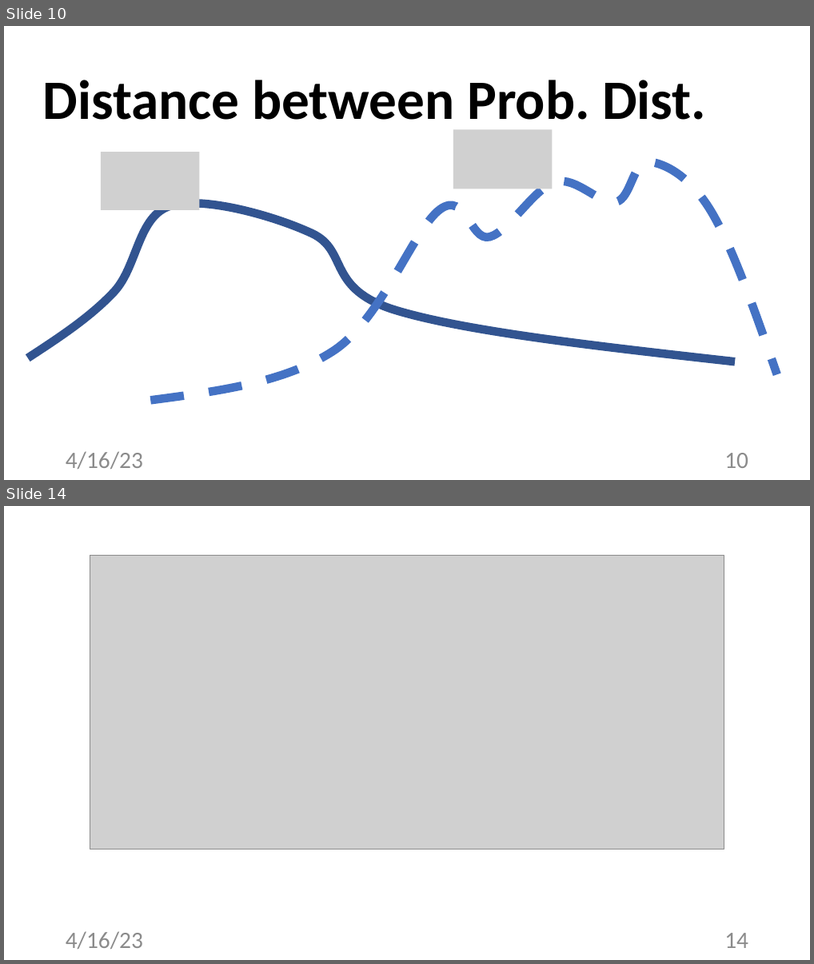
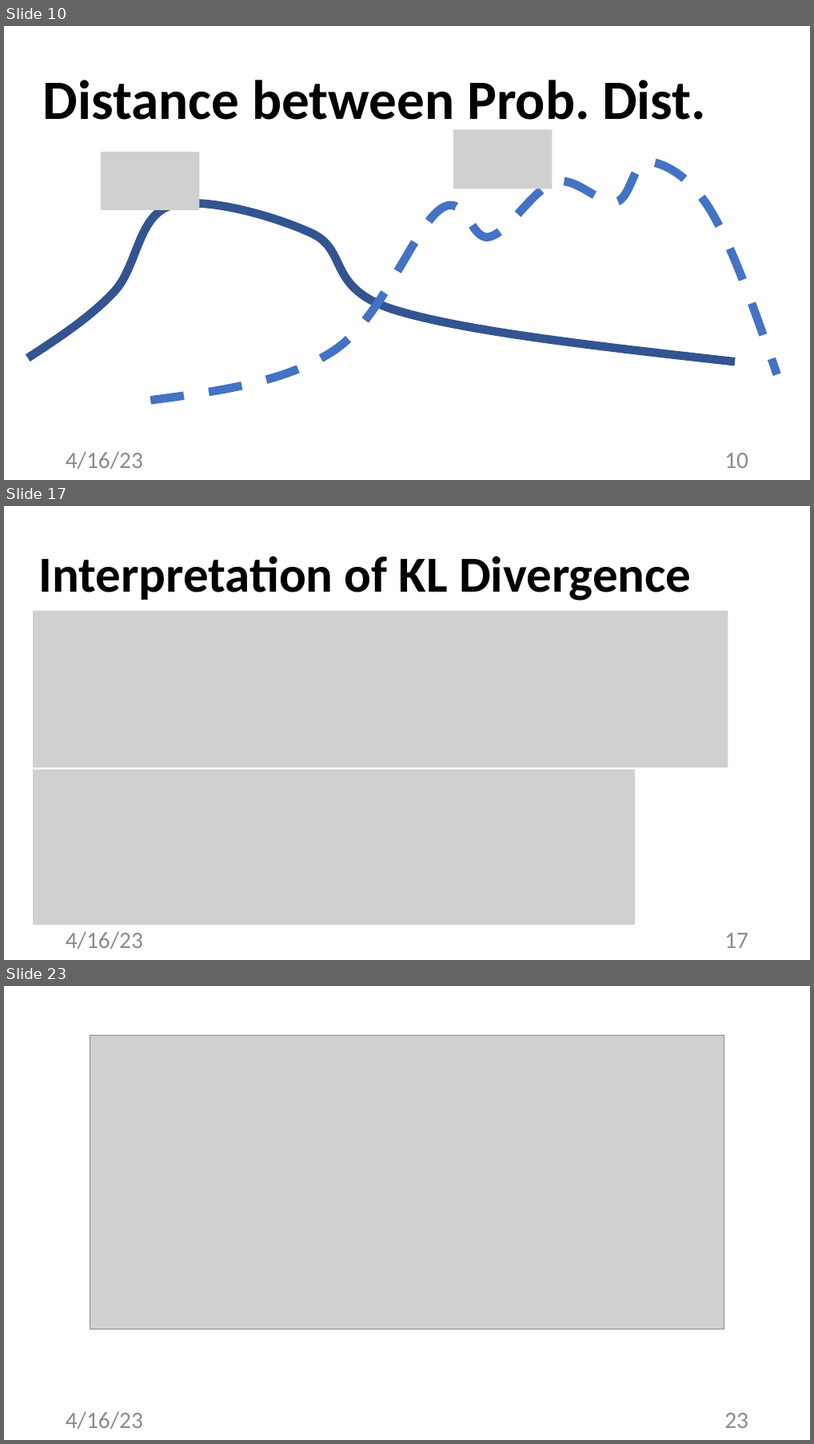
Before and after one commit to alexjungaalto/FederatedLearning, a slide deck: slides/CS-E4740_GraphLearning.pptx. Shown one above the other, each under a label of ours: slides 10 and 14 before the commit, slides 10, 17 and 23 after it; the slides between them are not shown. The pictures are 814x964 and 814x1444 pixels, drawn with LibreOffice and Linux fonts; fonts in the diff are those of the drawing; grey boxes stand for pictures. Boxes give left, top, right and bottom in pixels: in the first picture for what was removed or moved away, otherwise in the second. Text is boxed around its words. In the diff, an @@ line names an element or a change of style, - is before the commit and + after.

```diff
--- a/slides/CS-E4740_GraphLearning.pptx
+++ b/slides/CS-E4740_GraphLearning.pptx
@@ slide 17 added at [4, 506, 810, 960], background #FFFFFF @@
@@ title added at [39, 556, 691, 600], 60 pt, text #000000, bold @@
+Interpretation of KL Divergence
@@ picture added at [33, 611, 729, 768] @@
@@ picture added at [33, 769, 635, 924] @@
@@ text added at [66, 931, 143, 948], 28 pt, text #8C8C8C @@
+4/16/23
@@ page number added at [725, 932, 749, 948], 28 pt, text #8C8C8C @@
+17
@@ what was slide 14 is now slide 23 @@
@@ page number at [725, 1412, 749, 1428]: text changed @@
-14
+23
```
Also in this commit, not shown: 4 slides changed, 8 other slides added, 1 slide removed, 3 other files.
